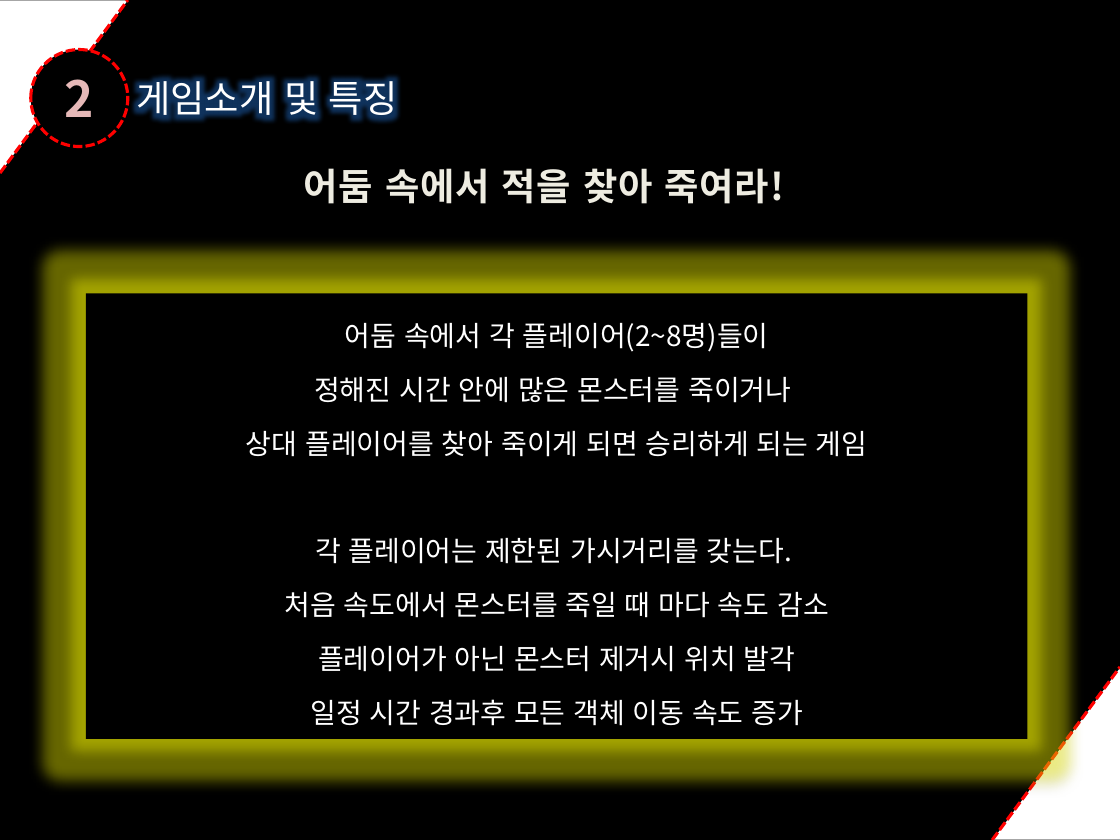
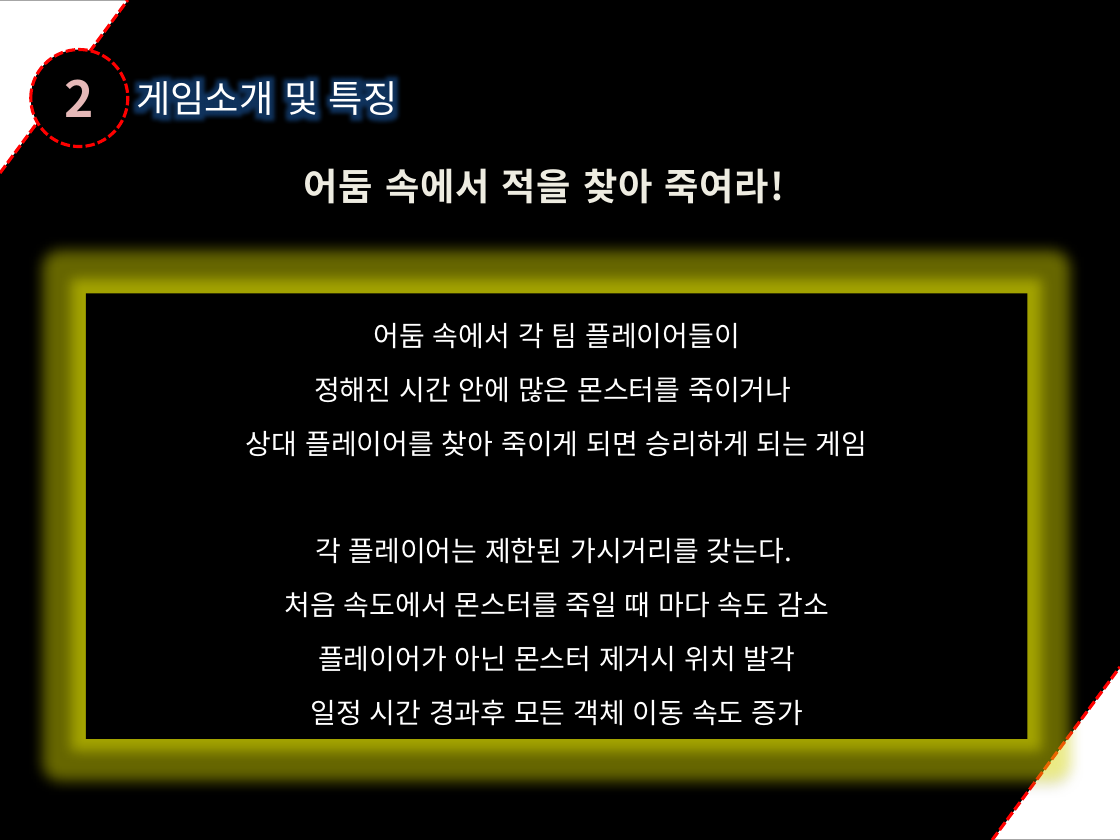
Before and after one commit to dygks910910/Darkness, a slide deck: slide 4 of 졸업작품 제안서(박요한,민두홍,정재훈).pptx. Drawn at 1120x840 pixels with LibreOffice and Linux fonts; fonts in the diff are those of the drawing. Boxes give left, top, right and bottom in pixels: in the first picture for what was removed or moved away, otherwise in the second. Text is boxed around its words. In the diff, an @@ line names an element or a change of style, - is before the commit and + after.

```diff
--- a/졸업작품 제안서(박요한,민두홍,정재훈).pptx
+++ b/졸업작품 제안서(박요한,민두홍,정재훈).pptx
@@ text in rectangle at (x1=374, y1=323, x2=740, y2=349): text changed @@
-어둠 속에서 각 플레이어(2~8명)들이
+어둠 속에서 각 팀 플레이어들이
```
Also in this commit, not shown: 4 other slides changed, 1 slide added.
